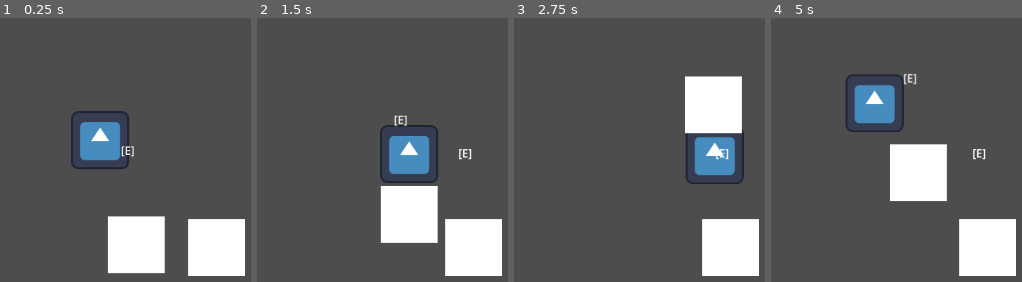
Above: before the commit, frames 1-4 (left to right).
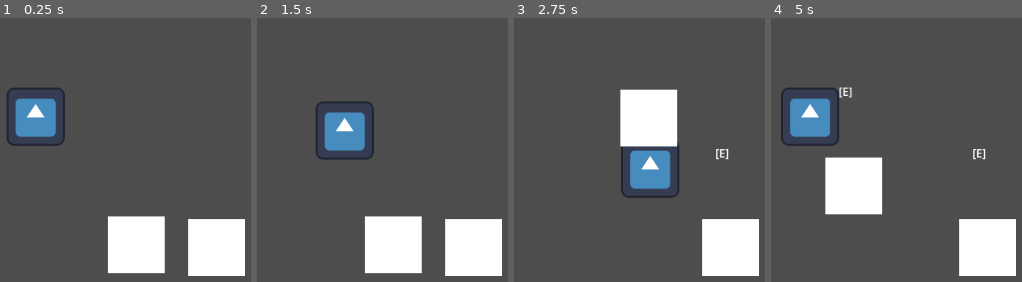
Above: after the commit, the same moments.

Repository: madsonmms/item-module
Game: Godot game, scene res://playground.tscn
The game is run twice, just before and just after one commit, with the same random seed, the same clock (stepped at 60 frames per second) and the same inputs. The engine's default icon, where the game draws it, is replaced by a stand-in: a white triangle on a blue panel in a dark square.
Inputs:
- Up to frame 1 (0.25 s): no input
- Up to frame 2 (1.5 s): tap Enter at 0.5 s; hold Right (right) 0.53-1.28 s; hold E (interact) 0.53-1.28 s; hold Down (down) from 1.28 s (still down); tap E (interact) at 1.35 s
- Up to frame 3 (2.75 s): release Down (down) at 2.03 s; hold Right (right) from 2.03 s (still down); hold E (interact) from 2.03 s (still down)
- Up to frame 4 (5 s): release Right (right) at 2.78 s; release E (interact) at 2.78 s; hold Up (up) 2.78-3.53 s; tap E (interact) at 2.85, 4.35 s; hold E (interact) 3.53-4.28 s; hold Left (left) from 3.53 s (still down)

The runs differ from the first frame. In frame 1, 6.3% of the frame differs, in the area x 2-54%, y 26-58%; in frame 2, 13%; in frame 3, 16%; in frame 4, 16%, in the area x 3-71%, y 21-75%.

Commit message:
feature: interact component now handles just interactions

Diff:
--- a/Components/interact_component_2d.gd
+++ b/Components/interact_component_2d.gd
@@ -4,10 +4,11 @@
 # COMPONENT SIGNALS (for UI, sound, etc.)
 signal interaction_started(interactable: Interactable)
 signal interaction_completed(interactable: Interactable)
-signal interactable_detected(interactable: Interactable)
-signal interactable_lost()
 
+# Inspector configurations
 @export var carry_point: Marker2D
+@export var detector: Node2D
+@export var detection_enabled: bool = true
 
 # Found interactables
 var available_body: Interactable = null
@@ -22,90 +23,22 @@
 
 # Detection
 var current_detector : Node = null
-var detection_enabled: bool = true
+var detection: InteractDetector = InteractDetector.new()
 
 
 #-- COMPONENT SETUP :: START --#
 func _ready() -> void:
 
 	actor = get_parent() as CharacterBody2D
-	_setup_detector()
+
+	current_detector = detection.setup_detector(detector)
 
 	pass
 
 
 func _process(_delta: float) -> void:
 	if current_detector is RayCast2D:
-		_update_raycast_detection()
-
-func _setup_detector() -> void:
-	for child in get_children():
-		if child is Area2D or child is RayCast2D:
-			current_detector = child
-			_connect_detector_signals()
-			print_debug("Detector configurado: ", current_detector.name)
-
-	if not current_detector:
-		push_warning("[InteractionComponent] Nenhum detector configurado ou tipo inválido, insira um detector válido! (Area2D | Raycast2D)")
-
-
-func _connect_detector_signals() -> void:
-	if current_detector is Area2D:
-		current_detector.body_entered.connect(_on_area_body_entered)
-		current_detector.body_exited.connect(_on_area_body_exited)
-	else:
-		return
-
-
-func _update_raycast_detection() -> void:
-
-	if not detection_enabled or not current_detector is RayCast2D:
-		return
-
-	var raycast = current_detector as RayCast2D
-	raycast.force_raycast_update()
-
-	if raycast.is_colliding():
-		var collider = raycast.get_collider()
-		var body = collider as Interactable
-
-		if body and body.interaction_active:
-			if body == carried_body:
-				if available_body:
-					available_body.notify_detection_end(self)
-					available_body = null
-				return
-
-			if available_body and available_body != body:
-				available_body.notify_detection_end(self)
-
-			if body.interaction_active and available_body != body:
-				available_body = body
-				available_body.notify_detection_start(self)
-				interactable_detected.emit(body)
-
-	elif available_body:
-		available_body.notify_detection_end(self)
-		available_body = null
-		interactable_lost.emit()
-
-
-func _interactable_type_route(interactable: Interactable) -> bool:
-	match available_body.get_interactable_type():
-		available_body.InteractableType.CARRY:
-			_handle_carry(interactable)
-
-		available_body.InteractableType.INTERACT:
-			return _handle_interact(interactable)
-
-		available_body.InteractableType.PICKUP:
-			return _handle_pickup(interactable)
-		_:
-			print("Tipo de interação não encontrado")
-			return false
-
-	return false
-#-- COMPONENT SETUP :: END --#
+		available_body = detection.update_raycast_detector(carried_body)
 
 #-- COMPONENT MAIN :: START --#
 func try_interact() -> bool:
@@ -115,7 +48,8 @@
 		return false
 
 	if current_detector is Area2D:
-		var nearest = _get_nearest_body()
+		var nearest = detection._get_nearest_body()
+
 		if nearest:
 			available_body = nearest
 
@@ -144,11 +78,28 @@
 		return _carry_body(body)
 
 
-func _handle_pickup(body: Interactable) -> bool:
+func _handle_pickup(_body: Interactable) -> bool:
 	print_debug("[InteractComponent] tentando pickup")
 	return true
 
 #-- COMPONENT MAIN :: END --#
+
+func _interactable_type_route(interactable: Interactable) -> bool:
+	match available_body.get_interactable_type():
+		available_body.InteractableType.CARRY:
+			_handle_carry(interactable)
+
+		available_body.InteractableType.INTERACT:
+			return _handle_interact(interactable)
+
+		available_body.InteractableType.PICKUP:
+			return _handle_pickup(interactable)
+		_:
+			print("Tipo de interação não encontrado")
+			return false
+
+	return false
+#-- COMPONENT SETUP :: END --#
 
 #-- DROP FUNCTIONS :: START --#
 func _carry_body(body: Interactable) -> bool:
@@ -194,52 +145,3 @@
 	return carrier.global_position + drop_offset
 
 #-- DROP FUNCTIONS :: END --#
-
-#-- DETECTION :: START --#
-func _on_area_body_entered(body: Node2D) -> void:
-	var body_detected = body as Interactable
-
-	available_body = body_detected
-
-	available_body.notify_detection_start(self)
-
-
-func _on_area_body_exited(body: Node2D) -> void:
-
-	var body_detected = body as Interactable
-
-	if body_detected and body_detected == available_body:
-		available_body.notify_detection_end(self)
-		available_body = null
-
-	pass
-
-
-func _get_nearest_body() -> Node2D:
-	if current_detector is not Area2D:
-		print_debug("Detector não é area2D")
-		return
-
-	var bodies = current_detector.get_overlapping_bodies()
-	var nearest_body: Node2D = null
-	var min_dist: float = INF
-
-	for body in bodies:
-
-		var interactable = body as Interactable
-
-		if interactable and interactable.interaction_active and interactable != carried_body:
-			var dist = global_position.distance_squared_to(body.global_position)
-
-			if dist < min_dist:
-				min_dist = dist
-				nearest_body = interactable
-
-	return nearest_body
-
-
-func _clear_available_body() -> void:
-	if available_body and available_body != carried_body:
-		available_body.notify_detection_end(self)
-	available_body = null
-#-- DETECTION :: END --#
--- a/Components/interact_detector.gd
+++ b/Components/interact_detector.gd
@@ -1,8 +1,119 @@
 class_name InteractDetector
 extends Node
 
+signal interactable_detected(interactable: Interactable)
+signal interactable_lost()
 
-var current_detector: Node2D
+var current_detector: Node
+
+# Found interactables
+var available_body: Interactable = null
+
+func _ready() -> void:
+
+	pass
 
 func get_detector_type() -> Node2D:
 	return null
+
+func setup_detector(detector) -> Node:
+	if detector is Area2D or detector is RayCast2D:
+		current_detector = detector
+		_connect_detector_signals()
+		print_debug("Detector configurado: ", current_detector.name)
+
+	if not current_detector:
+		push_warning("[InteractionComponent] Nenhum detector configurado ou tipo inválido, insira um detector válido! (Area2D | Raycast2D)")
+
+	return current_detector
+
+func update_raycast_detector(_carried_body: Node) -> Node:
+	if not current_detector is RayCast2D:
+		return null
+
+	var raycast = current_detector as RayCast2D
+	raycast.force_raycast_update()
+
+	if raycast.is_colliding():
+		var collider = raycast.get_collider()
+		var body = collider as Interactable
+
+		if body and body.interaction_active:
+			if body == _carried_body:
+				if available_body:
+					available_body.notify_detection_end(self)
+				return null
+
+			if available_body and available_body != body:
+				available_body.notify_detection_end(self)
+
+			if body.interaction_active and available_body != body:
+				available_body = body
+				available_body.notify_detection_start(self)
+				interactable_detected.emit(body)
+				return available_body
+
+	elif available_body:
+		available_body.notify_detection_end(self)
+		interactable_lost.emit()
+		return null
+
+	return available_body
+
+
+func _connect_detector_signals() -> void:
+	if current_detector is Area2D:
+		current_detector.body_entered.connect(_on_area_body_entered)
+		current_detector.body_exited.connect(_on_area_body_exited)
+	else:
+		return
+
+
+#-- DETECTION :: START --#
+func _on_area_body_entered(body: Node) -> void:
+	var body_detected = body as Interactable
+
+	available_body = body_detected
+
+	available_body.notify_detection_start(self)
+
+
+func _on_area_body_exited(body: Node) -> void:
+
+	var body_detected = body as Interactable
+
+	if body_detected and body_detected == available_body:
+		available_body.notify_detection_end(self)
+		available_body = null
+
+	pass
+
+
+func _get_nearest_body() -> Node:
+	if current_detector is not Area2D:
+		print_debug("Detector não é area2D")
+		return
+
+	var bodies = current_detector.get_overlapping_bodies()
+	var nearest_body: Node2D = null
+	var min_dist: float = INF
+
+	for body in bodies:
+
+		var interactable = body as Interactable
+
+		if interactable and interactable.interaction_active:
+			var dist = current_detector.global_position.distance_squared_to(body.global_position)
+
+			if dist < min_dist:
+				min_dist = dist
+				nearest_body = interactable
+
+	return nearest_body
+
+
+func _clear_available_body() -> void:
+	if available_body:
+		available_body.notify_detection_end(self)
+	available_body = null
+#-- DETECTION :: END --#
--- a/player.tscn
+++ b/player.tscn
@@ -8,7 +8,7 @@
 size = Vector2(85, 86)
 
 [sub_resource type="CircleShape2D" id="CircleShape2D_i3pqv"]
-radius = 133.03383
+radius = 113.28283
 
 [node name="Player" type="CharacterBody2D"]
 collision_mask = 0
@@ -21,11 +21,16 @@
 [node name="CollisionShape2D" type="CollisionShape2D" parent="."]
 shape = SubResource("RectangleShape2D_i3pqv")
 
-[node name="InteractComponent2D" parent="." node_paths=PackedStringArray("carry_point") instance=ExtResource("3_kne1u")]
+[node name="InteractComponent2D" parent="." node_paths=PackedStringArray("carry_point", "detector") instance=ExtResource("3_kne1u")]
 carry_point = NodePath("CarryPoint")
+detector = NodePath("Area2D")
 
 [node name="CarryPoint" type="Marker2D" parent="InteractComponent2D"]
 position = Vector2(0, -73)
+
+[node name="RayCast2D" type="RayCast2D" parent="InteractComponent2D"]
+visible = false
+collision_mask = 4
 
 [node name="Area2D" type="Area2D" parent="InteractComponent2D"]
 collision_layer = 0
--- a/playground.tscn
+++ b/playground.tscn
@@ -6,13 +6,12 @@
 [node name="Playground" type="Node2D"]
 
 [node name="Player" parent="." groups=["Player"] instance=ExtResource("1_rupst")]
-position = Vector2(489, 237)
+position = Vector2(396, 203)
 collision_mask = 12
 
 [node name="Caixa2" parent="." groups=["Interactables"] instance=ExtResource("2_wt17y")]
 position = Vector2(657, 392)
 collision_layer = 4
-interactable_type = 0
 
 [node name="Caixa" parent="." groups=["Interactables"] instance=ExtResource("2_wt17y")]
 position = Vector2(541, 388)
